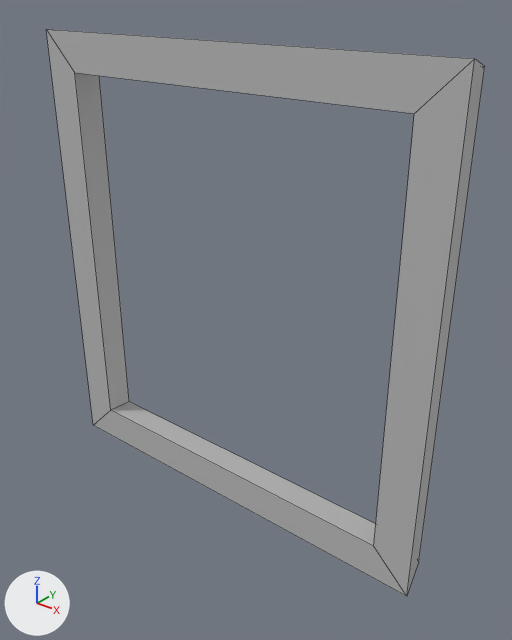
The FBX model OLU/Assets/Meshes/FrameT.fbx as it was, and as the next commit left it.
Rendered twice from a 50 mm lens placed at (11.38, -2.38, 1.13), pointed at (9.39, 0.1, -0.42). Lighting does not change. The marker at lower left points along +X, +Y and +Z. Mesh edges are drawn as thin lines. Where no turn or scale is listed for an object, it has been applied to the vertices.

In view in the first picture: 'FrameT'.
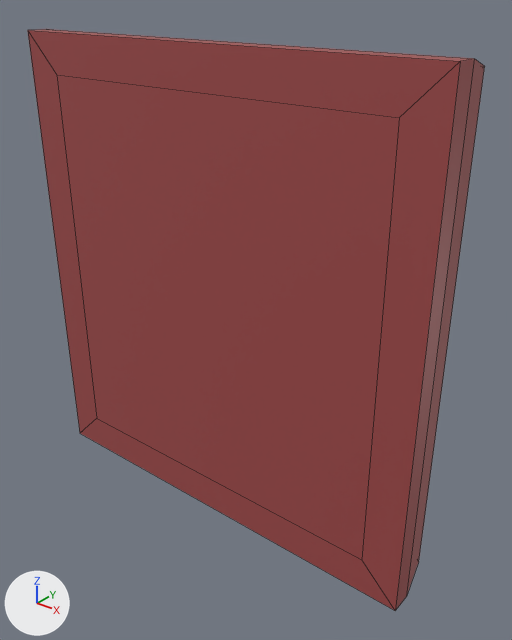
Commit message: Title modified.

What differs and where, as boxes (x1, y1, x2, y2) in the pictures (512 x 640 px):
'FrameT', reshaped: before (46, 29, 485, 596); after (28, 29, 485, 611)
part 1 of me_mesh, built on: before (46, 29, 474, 596); after (28, 29, 474, 611)
part 2 of me_mesh, recoloured (grey to brown): before (75, 59, 485, 594); after (407, 59, 485, 594)

Patch to the scene script:
```diff
--- a/OLU/Assets/Meshes/FrameT.fbx.py
+++ b/OLU/Assets/Meshes/FrameT.fbx.py
@@ mat_titlemat @@
+mat_titlemat = principled_material('TitleMat')
+mat_titlemat.base_color = (0.358, 0.0702, 0.0702)  # brown #a14b4b
@@ me_mesh @@
 # used by ob_framet; location = (9.248, 0.099, -0.329)
-me_mesh.from_pydata(...)  # 16 vertices, 16 faces; spans x -1.15..1.15, y -0.1..0.1, z -1.21..1.21
+me_mesh.from_pydata(...)  # 24 vertices, 24 faces; spans x -1.15..1.15, y -0.21..0.1, z -1.21..1.21
+# me_mesh part 1
+# 4 faces are deleted
+# 4 vertices in x -0.95..0.95, y -0.1, z -1.01..1.01 move by (0.0, -0.05, 0.0)
+# 8 vertices are added at x -1.15..1.15, y -0.21, z -1.21..1.21
+# 12 new faces join them
+# me_mesh part 2: 12 faces spanning x -1.15..1.15, y -0.15..0.1, z -1.21..1.21 switch from mat_lambert1 (grey #bcbcbc) to mat_titlemat (brown #a14b4b)
```
